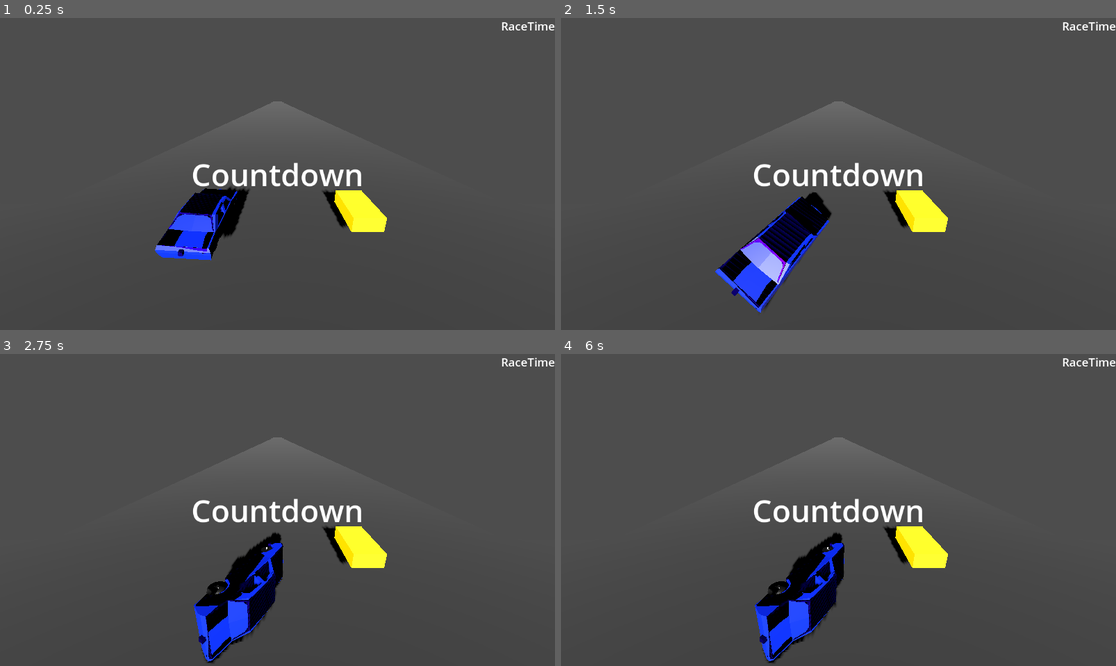
Above: before the commit, frames 1-4 (two rows, left to right).
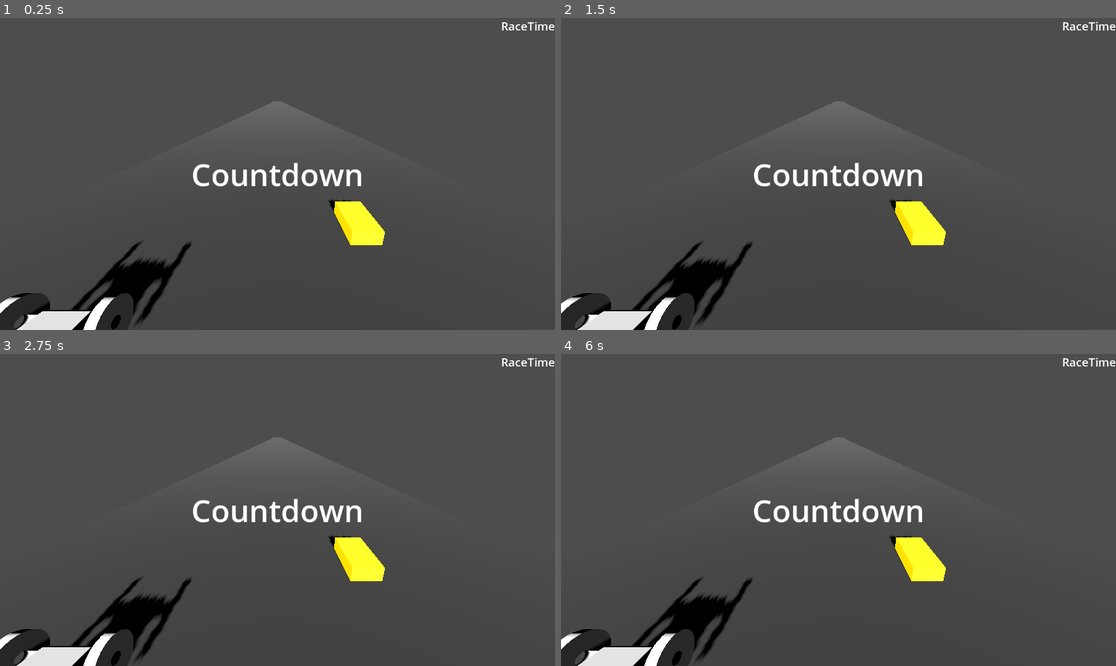
Above: after the commit, the same moments.

Repository: smoothbrainsinc/DragRacingSim
Game: Godot game, scene res://main.tscn
The game is run twice, just before and just after one commit, with the same random seed, the same clock (stepped at 60 frames per second) and the same inputs.
Inputs:
- Up to frame 1 (0.25 s): no input
- Up to frame 2 (1.5 s): hold Right (ui_right) 0.53-1.28 s; hold Keypad 0 (brake, bound only after the commit) from 1.28 s (still down)
- Up to frame 3 (2.75 s): release Keypad 0 (brake, bound only after the commit) at 2.03 s; hold Right (ui_right) from 2.03 s (still down)
- Up to frame 4 (6 s): tap Enter at 3.5, 5 s; release Right (ui_right) at 3.53 s; hold Left (ui_left) 3.53-5.03 s; tap Space at 4.25, 5.75 s; hold Keypad 0 (brake, bound only after the commit) 5.03-5.78 s; hold Right (ui_right) from 5.78 s (still down)

The runs differ from the first frame. In frame 1, 7.1% of the frame differs, in the area x 0-70%, y 54-100%; in frame 2, 7.9%; in frame 3, 8.3%; in frame 4, 8.3%, in the area x 0-70%, y 55-100%.

Commit message:
adding models

Diff:
--- /dev/null
+++ b/TopFuelD.tscn
@@ -0,0 +1,31 @@
+[gd_scene load_steps=3 format=3 uid="uid://pv7st2bs3hoc"]
+
+[ext_resource type="PackedScene" uid="uid://biodyipp0dnnu" path="res://dragster3.glb" id="1_wkxpy"]
+
+[sub_resource type="BoxShape3D" id="BoxShape3D_wkxpy"]
+size = Vector3(1.8, 3.715, 15.8122)
+
+[node name="Node3D" type="VehicleBody3D"]
+
+[node name="dragster3" parent="." instance=ExtResource("1_wkxpy")]
+transform = Transform3D(1, 0, 0, 0, 1, 0, 0, 0, 1, -0.76188, 0, -9.88716)
+
+[node name="left_front_wheel" type="VehicleWheel3D" parent="."]
+transform = Transform3D(1, 0, 0, 0, 1, 0, 0, 0, 1, 0.0323575, 0.522472, 0.898589)
+use_as_steering = true
+
+[node name="right_front_wheel" type="VehicleWheel3D" parent="."]
+transform = Transform3D(1, 0, 0, 0, 1, 0, 0, 0, 1, -1.56544, 0.51865, 0.987956)
+use_as_steering = true
+
+[node name="left_rear_wheel" type="VehicleWheel3D" parent="."]
+transform = Transform3D(1, 0, 0, 0, 1, 0, 0, 0, 1, 1.21305, 1.63647, -12.4824)
+use_as_traction = true
+
+[node name="right_reart_wheel" type="VehicleWheel3D" parent="."]
+transform = Transform3D(1, 0, 0, 0, 1, 0, 0, 0, 1, -2.76342, 1.69157, -12.0065)
+use_as_traction = true
+
+[node name="CollisionShape3D" type="CollisionShape3D" parent="."]
+transform = Transform3D(1, 0, 0, 0, 1, 0, 0, 0, 1, -0.934977, 1.59496, -6.2819)
+shape = SubResource("BoxShape3D_wkxpy")
--- a/fancyCar.tscn
+++ /dev/null
@@ -1,33 +0,0 @@
-[gd_scene load_steps=4 format=3 uid="uid://bmeuuaqobub0y"]
-
-[ext_resource type="PackedScene" uid="uid://q78pg56ilc1q" path="res://Untitled.gltf" id="1_bvqdx"]
-
-[sub_resource type="BoxMesh" id="BoxMesh_26a1s"]
-size = Vector3(2, 2, 2.5)
-
-[sub_resource type="BoxShape3D" id="BoxShape3D_q0u1a"]
-size = Vector3(2, 2, 2.5)
-
-[node name="Untitled" instance=ExtResource("1_bvqdx")]
-
-[node name="VehicleBody3D" type="VehicleBody3D" parent="Cube" index="0"]
-
-[node name="MeshInstance3D" type="MeshInstance3D" parent="Cube/VehicleBody3D" index="0"]
-visible = false
-mesh = SubResource("BoxMesh_26a1s")
-
-[node name="CollisionShape3D" type="CollisionShape3D" parent="Cube/VehicleBody3D" index="1"]
-visible = false
-shape = SubResource("BoxShape3D_q0u1a")
-
-[node name="LeftFrontWheel" type="VehicleWheel3D" parent="Cylinder" index="0"]
-transform = Transform3D(-4.37114e-08, -1, 0, -1, 4.37114e-08, 8.74228e-08, -8.74228e-08, 3.82137e-15, -1, 0, 0, 0)
-use_as_steering = true
-
-[node name="LeftRearWheel" type="VehicleWheel3D" parent="Cylinder_001" index="0"]
-
-[node name="RightFrontWheel" type="VehicleWheel3D" parent="Cylinder_002" index="0"]
-
-[node name="LeftRearWheel" type="VehicleWheel3D" parent="Cylinder_003" index="0"]
-
-[node name="MeshInstance3D" type="MeshInstance3D" parent="Cube_001" index="0"]
--- a/main.tscn
+++ b/main.tscn
@@ -1,13 +1,14 @@
-[gd_scene load_steps=11 format=3 uid="uid://73cn3yj4qb08"]
+[gd_scene load_steps=12 format=3 uid="uid://73cn3yj4qb08"]
 
 [ext_resource type="Script" uid="uid://dleuehlx62si3" path="res://opponent.gd" id="2_5vw27"]
 [ext_resource type="PackedScene" uid="uid://271vu8ob0n2o" path="res://opponent.tscn" id="4_1bvp3"]
-[ext_resource type="PackedScene" uid="uid://i2cf8b37hi6y" path="res://player_car.tscn" id="4_7mycd"]
+[ext_resource type="PackedScene" uid="uid://cqekl1kgtmb1f" path="res://player_car.tscn" id="4_7mycd"]
 [ext_resource type="Script" uid="uid://bn4lcf212ub2r" path="res://player.gd" id="4_272bh"]
 [ext_resource type="Script" uid="uid://c8rds87bhp76p" path="res://camera_manager.gd" id="4_lquwl"]
 [ext_resource type="PackedScene" uid="uid://b5v2fpf8igwjm" path="res://drag_strip.tscn" id="5_7mycd"]
 [ext_resource type="PackedScene" uid="uid://pnjqqnux55u8" path="res://race_ui.tscn" id="5_lquwl"]
 [ext_resource type="Script" uid="uid://cwxb7ltigb1kk" path="res://finish_detection.gd" id="8_kek77"]
+[ext_resource type="PackedScene" uid="uid://pv7st2bs3hoc" path="res://TopFuelD.tscn" id="9_kek77"]
 
 [sub_resource type="BoxShape3D" id="BoxShape3D_272bh"]
 size = Vector3(15, 1, 1)
@@ -63,3 +64,6 @@
 transform = Transform3D(-0.57918, 0.815193, -0.00319737, 0.76759, 0.546672, 0.334598, 0.27451, 0.191338, -0.942356, 0, 13.2137, -55.4866)
 light_energy = 3.0
 shadow_enabled = true
+
+[node name="Node3D" parent="." instance=ExtResource("9_kek77")]
+transform = Transform3D(1, 0, 0, 0, 1, 0, 0, 0, 1, 4.45096, 0.255568, -6.58124)
--- a/node_3d.tscn
+++ /dev/null
@@ -1,15 +0,0 @@
-[gd_scene load_steps=3 format=3 uid="uid://ctf16ssus2ve0"]
-
-[ext_resource type="PackedScene" uid="uid://gkohco0qf3vx" path="res://datsun.glb" id="1_a202f"]
-
-[sub_resource type="BoxShape3D" id="BoxShape3D_a202f"]
-size = Vector3(3.3, 1.25, 1.25)
-
-[node name="Node3D" type="RigidBody3D"]
-
-[node name="datsun" parent="." instance=ExtResource("1_a202f")]
-transform = Transform3D(1, 0, 0, 0, 1, 0, 0, 0, 1, -0.02005, 0.291751, 1.31429)
-
-[node name="CollisionShape3D" type="CollisionShape3D" parent="datsun"]
-transform = Transform3D(1, 0, 0, 0, 1, 0, 0, 0, 1, 0.02005, 0.652578, 0.0304824)
-shape = SubResource("BoxShape3D_a202f")
--- a/opponent.tscn
+++ b/opponent.tscn
@@ -16,8 +16,10 @@
 [node name="OpponentVehicle" type="VehicleBody3D"]
 
 [node name="Opponent" type="Node3D" parent="."]
+transform = Transform3D(1, 0, 0, 0, 1, 0, 0, 0, 1, 0, -0.0809318, 0)
 
 [node name="VehicleBody3D" type="VehicleBody3D" parent="Opponent"]
+transform = Transform3D(1, 0, 0, 0, 1, 0, 0, 0, 1, 0, 0.0101166, -0.0101156)
 collision_mask = 3
 script = ExtResource("1_amo4f")
 
@@ -25,6 +27,7 @@
 shape = SubResource("BoxShape3D_lltpv")
 
 [node name="CSGBox3D" type="CSGBox3D" parent="Opponent/VehicleBody3D"]
+transform = Transform3D(1, 0, 0, 0, 1, 0, 0, 0, 1, 0, 0.0101166, 0)
 size = Vector3(1, 0.5, 2)
 material = SubResource("StandardMaterial3D_cafab")
 
--- a/player_car.tscn
+++ b/player_car.tscn
@@ -1,29 +1,7 @@
-[gd_scene load_steps=4 format=3 uid="uid://i2cf8b37hi6y"]
-
-[ext_resource type="PackedScene" uid="uid://gkohco0qf3vx" path="res://datsun.glb" id="1_dnlqt"]
-
-[sub_resource type="BoxShape3D" id="BoxShape3D_kb8hb"]
-size = Vector3(3.5, 1, 1)
-
-[sub_resource type="BoxShape3D" id="BoxShape3D_dnlqt"]
-size = Vector3(3.312, 1.18, 1.305)
+[gd_scene format=3 uid="uid://cqekl1kgtmb1f"]
 
 [node name="PlayerCar" type="VehicleBody3D"]
 axis_lock_linear_x = true
 axis_lock_linear_z = true
 axis_lock_angular_x = true
 axis_lock_angular_z = true
-
-[node name="CollisionShape3D" type="CollisionShape3D" parent="."]
-transform = Transform3D(1, 0, 0, 0, 1, 0, 0, 0, 1, -0.0103128, 0.570068, 0.012017)
-shape = SubResource("BoxShape3D_kb8hb")
-
-[node name="datsun" parent="." instance=ExtResource("1_dnlqt")]
-transform = Transform3D(1, 0, 0, 0, 1, 0, 0, 0, 0.999999, 0, 0, 0)
-
-[node name="CollisionShape3D" type="CollisionShape3D" parent="datsun"]
-transform = Transform3D(1, 0, 0, 0, 1, 0, 0, 0, 1, 0, 0.764434, 0)
-shape = SubResource("BoxShape3D_dnlqt")
-
-[node name="MeshInstance3D2" type="MeshInstance3D" parent="."]
-transform = Transform3D(1, 0, 0, 0, 1, 0, 0, 0, 1, 0, 0, -0.64755)
--- a/player_car_fancy.tscn
+++ b/player_car_fancy.tscn
@@ -1,3 +1,4 @@
-[gd_scene format=3 uid="uid://cwi6ntov78ywh"]
+[gd_scene format=3 uid="uid://3tm4pxfvpb4k"]
 
 [node name="PlayerCarFancy" type="VehicleBody3D"]
+transform = Transform3D(1, 0, 0, 0, 1, 0, 0, 0, 1, 0.074604, -0.0896382, 0.0512211)
--- a/project.godot
+++ b/project.godot
@@ -22,5 +22,25 @@
 
 Accelerate={
 "deadzone": 0.2,
+"events": [Object(InputEventKey,"resource_local_to_scene":false,"resource_name":"","device":-1,"window_id":0,"alt_pressed":false,"shift_pressed":false,"ctrl_pressed":false,"meta_pressed":false,"pressed":false,"keycode":0,"physical_keycode":32,"key_label":0,"unicode":32,"location":0,"echo":false,"script":null)
+]
+}
+brake={
+"deadzone": 0.2,
+"events": [Object(InputEventKey,"resource_local_to_scene":false,"resource_name":"","device":-1,"window_id":0,"alt_pressed":false,"shift_pressed":false,"ctrl_pressed":false,"meta_pressed":false,"pressed":false,"keycode":0,"physical_keycode":4194438,"key_label":0,"unicode":48,"location":0,"echo":false,"script":null)
+]
+}
+steer-left={
+"deadzone": 0.2,
+"events": [Object(InputEventKey,"resource_local_to_scene":false,"resource_name":"","device":-1,"window_id":0,"alt_pressed":false,"shift_pressed":false,"ctrl_pressed":false,"meta_pressed":false,"pressed":false,"keycode":0,"physical_keycode":4194319,"key_label":0,"unicode":0,"location":0,"echo":false,"script":null)
+]
+}
+stee-right={
+"deadzone": 0.2,
 "events": []
 }
+clutch={
+"deadzone": 0.2,
+"events": [Object(InputEventKey,"resource_local_to_scene":false,"resource_name":"","device":-1,"window_id":0,"alt_pressed":false,"shift_pressed":false,"ctrl_pressed":false,"meta_pressed":false,"pressed":false,"keycode":0,"physical_keycode":90,"key_label":0,"unicode":122,"location":0,"echo":false,"script":null)
+]
+}
--- /dev/null
+++ b/topfuel.tscn
@@ -0,0 +1,3 @@
+[gd_scene format=3 uid="uid://bsr6lbecjg8u2"]
+
+[node name="VehicleBody3D" type="VehicleBody3D"]
--- a/track.gd
+++ /dev/null
@@ -1,4 +0,0 @@
-extends Node3D
-
-func _ready():
-	pass
--- a/track.tscn
+++ /dev/null
@@ -1,44 +0,0 @@
-[gd_scene load_steps=6 format=3 uid="uid://cjb6jonp3s1rb"]
-
-[ext_resource type="Script" uid="uid://bhm2tn5xil8pt" path="res://track.gd" id="1_mll3j"]
-
-[sub_resource type="BoxShape3D" id="BoxShape3D_bcvet"]
-size = Vector3(10, 0.05, 40)
-
-[sub_resource type="StandardMaterial3D" id="StandardMaterial3D_8nfsw"]
-albedo_color = Color(0.902939, 0.908358, 0.098456, 1)
-
-[sub_resource type="BoxShape3D" id="BoxShape3D_mll3j"]
-size = Vector3(10, 0.25, 40)
-
-[sub_resource type="BoxMesh" id="BoxMesh_phvr8"]
-size = Vector3(10, 0.25, 40)
-
-[node name="TrackSection" type="Node3D"]
-script = ExtResource("1_mll3j")
-
-[node name="QuarterMileStrip" type="Node3D" parent="."]
-
-[node name="StaticBody3D" type="StaticBody3D" parent="QuarterMileStrip"]
-
-[node name="CollisionShape3D" type="CollisionShape3D" parent="QuarterMileStrip/StaticBody3D"]
-transform = Transform3D(1, 0, 0, 0, 1, 0, 0, 0, 1, 0, 0, -0.0606742)
-shape = SubResource("BoxShape3D_bcvet")
-
-[node name="CSGBox3D" type="CSGBox3D" parent="QuarterMileStrip/StaticBody3D"]
-transform = Transform3D(1, 0, 0, 0, 1, 0, 0, 0, 1, 0, 0, 0.220592)
-size = Vector3(10, 0.05, 40)
-material = SubResource("StandardMaterial3D_8nfsw")
-
-[node name="Area3D" type="Area3D" parent="."]
-
-[node name="CollisionShape3D" type="CollisionShape3D" parent="Area3D"]
-transform = Transform3D(1, 0, 0, 0, 1, 0, 0, 0, 1, 0, 0, 39.5742)
-shape = SubResource("BoxShape3D_mll3j")
-
-[node name="MeshInstance3D" type="MeshInstance3D" parent="Area3D"]
-transform = Transform3D(1, 0, 0, 0, 1, 0, 0, 0, 1, 0, 0, 40.2177)
-mesh = SubResource("BoxMesh_phvr8")
-
-[node name="CSGBox3D" type="CSGBox3D" parent="Area3D/MeshInstance3D"]
-size = Vector3(10, 0.25, 40)
Not shown: 1 places in Player.tscn that only renumber resources
Not shown, removed: Untitled.gltf
Binary file added: car3.glb
Not shown, changed: car3.glb.import
Binary file added: dragster3.glb
Not shown, added: dragster3.glb.import
Binary file added: start_tree.glb
Not shown, added: start_tree.glb.import
Not shown, removed: track.gd.uid
